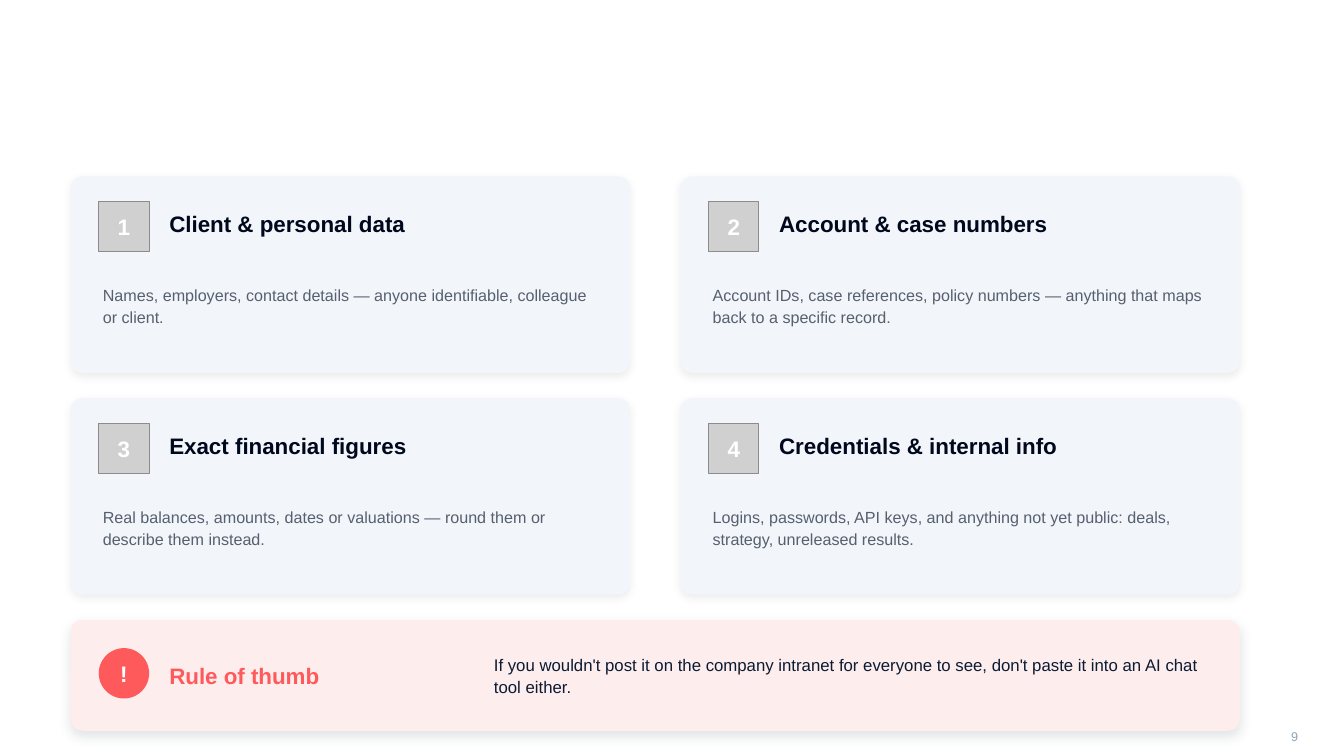
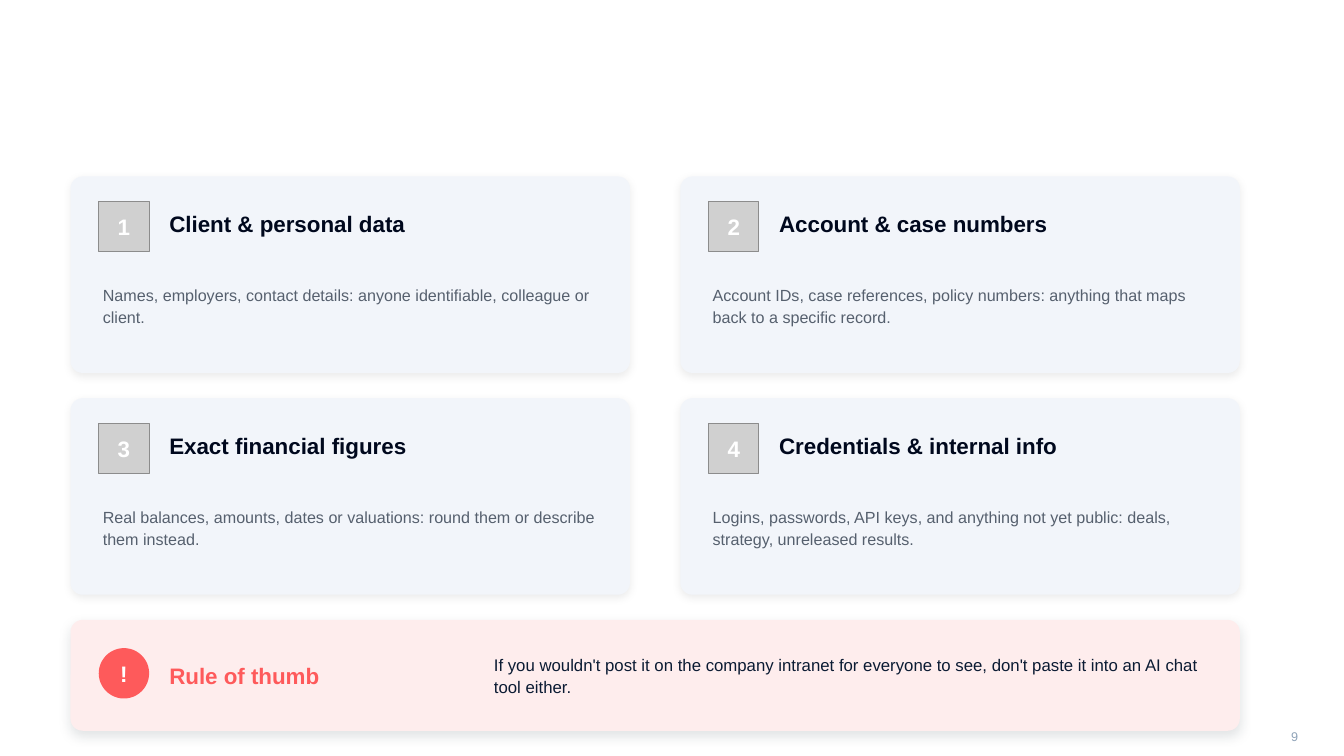
Before and after one commit to sansanabria/ai-adoption-eu, a slide deck: slide 8 of AI At Work.pptx. Drawn at 1344x756 pixels with LibreOffice and Linux fonts; fonts in the diff are those of the drawing; grey boxes stand for pictures; background and template pictures are left out. Boxes give left, top, right and bottom in pixels: in the first picture for what was removed or moved away, otherwise in the second. Text is boxed around its words. In the diff, an @@ line names an element or a change of style, - is before the commit and + after.

Commit message:
docs: remove every em dash from the README, dashboard, deck, PDF and report
Replace each with a comma, colon or full stop, regenerate the slides PDF and the
README banner so they match, and fix the one visual title inside the Power BI
report.

```diff
--- a/AI At Work.pptx
+++ b/AI At Work.pptx
@@ text at [103,289,589,323]: text changed @@
-Names, employers, contact details — anyone identifiable, colleague or client.
+Names, employers, contact details: anyone identifiable, colleague or client.
@@ text at [713,289,1185,327]: text changed @@
-Account IDs, case references, policy numbers — anything that maps back to a specific record.
+Account IDs, case references, policy numbers: anything that maps back to a specific record.
@@ text at [103,511,595,545]: text changed @@
-Real balances, amounts, dates or valuations — round them or describe them instead.
+Real balances, amounts, dates or valuations: round them or describe them instead.
```
Also in this commit, not shown: 6 other files.
